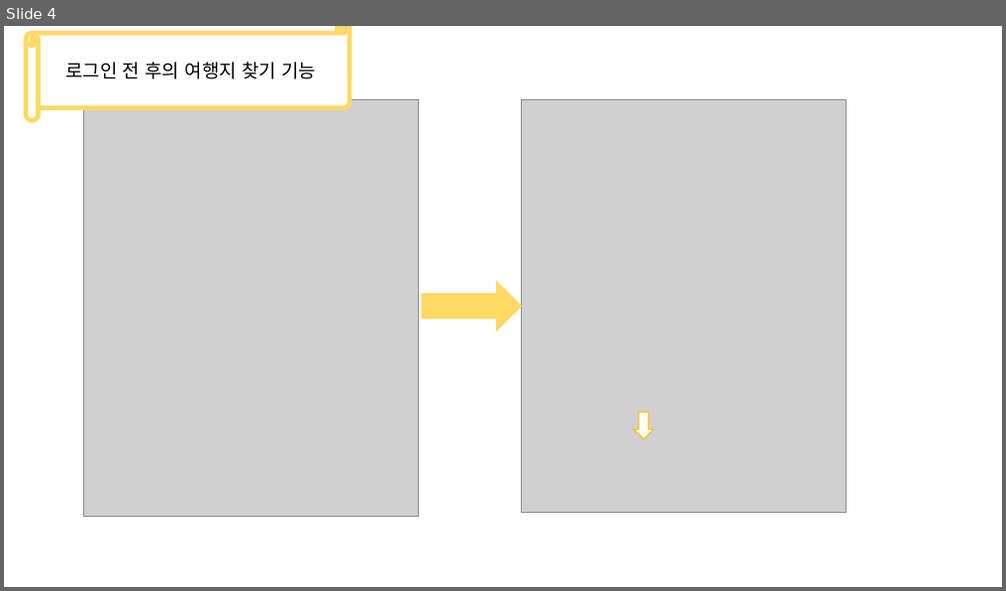
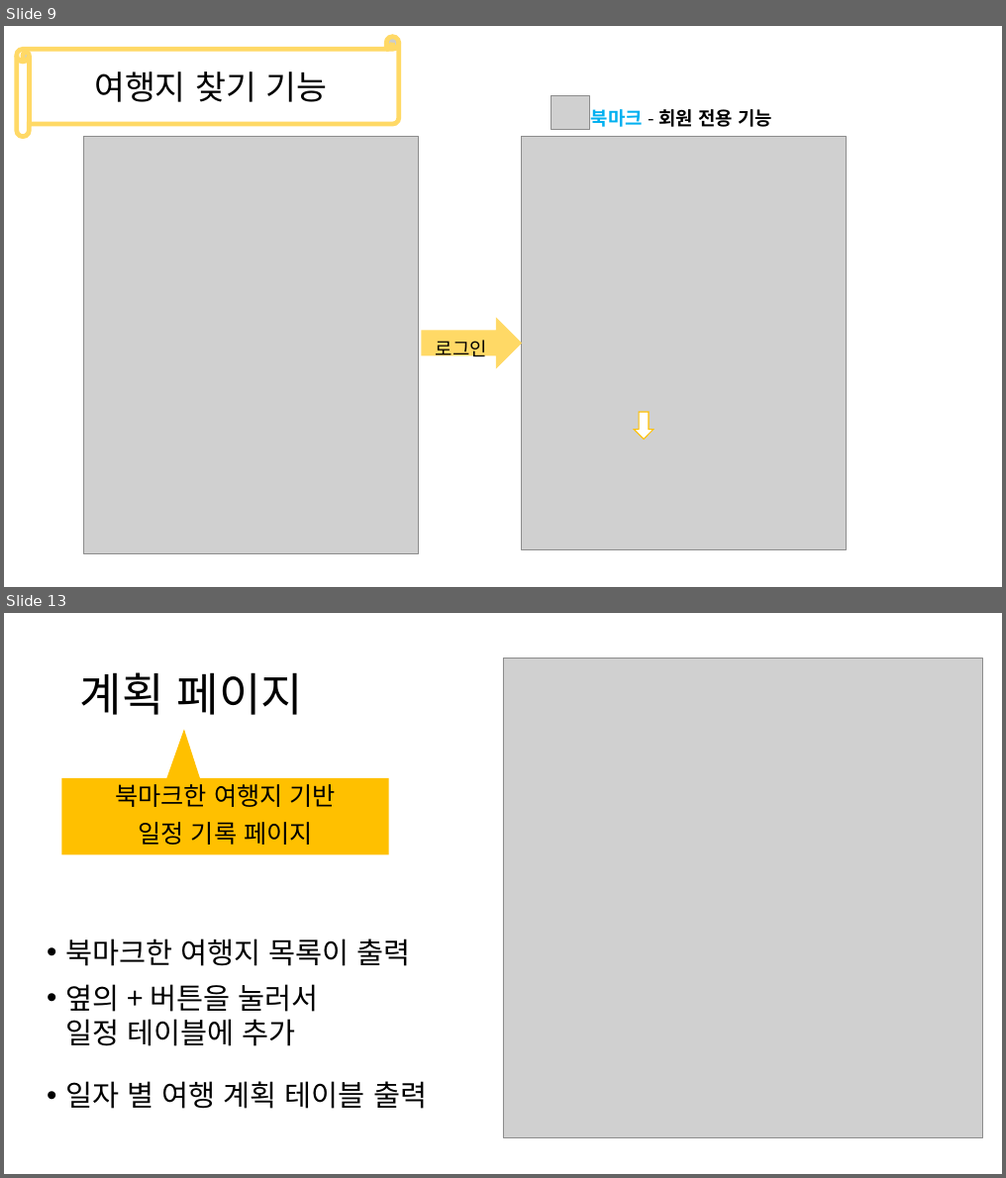
Before and after one commit to Grat3Su/EnjoyTrip, a slide deck: 부울경 3반 1조.pptx. Shown one above the other, each under a label of ours: slide 4 before the commit, slides 9 and 13 after it; the slides between them are not shown. The pictures are 1006x591 and 1006x1178 pixels, drawn with LibreOffice and Linux fonts; fonts in the diff are those of the drawing; grey boxes stand for pictures. Boxes give left, top, right and bottom in pixels: in the first picture for what was removed or moved away, otherwise in the second. Text is boxed around its words. In the diff, an @@ line names an element or a change of style, - is before the commit and + after.

```diff
--- a/부울경 3반 1조.pptx
+++ b/부울경 3반 1조.pptx
@@ slide 13 added at <box>4,613,1002,1174</box>, background #FFFFFF @@
@@ picture added at <box>503,658,983,1138</box> @@
@@ title added at <box>80,672,303,715</box>, 44 pt, text #000000 @@
+계획 페이지
@@ triangle added at <box>167,731,199,777</box>, fill #FFC000, outline #FFC000 1 pt @@
@@ text added at <box>61,778,389,855</box>, fill #FFC000, 24 pt, text #000000 @@
+북마크한 여행지 기반
+일정 기록 페이지
@@ text added at <box>65,939,427,1109</box>, 28 pt, text #000000 @@
+• 북마크한 여행지 목록이 출력
+• 옆의 + 버튼을 눌러서
+  일정 테이블에 추가
+• 일자 별 여행 계획 테이블 출력
@@ what was slide 4 is now slide 9 @@
@@ slide 9 changed as well @@
@@ horizontal scroll "여행지 찾기 기능": place and size @@
-horizontal scroll "여행지 찾기 기능" at <box>26,26,350,121</box>
+horizontal scroll "여행지 찾기 기능" at <box>17,37,399,137</box>
@@ text in horizontal scroll at <box>94,72,328,102</box>: text changed; size 18 to 32 pt @@
-로그인 전 후의 여행지 찾기 기능
+여행지 찾기 기능
@@ picture added at <box>550,96,589,129</box> @@
@@ text added at <box>591,109,772,127</box>, 18 pt, text #000000, bold @@
+북마크 - 회원 전용 기능
@@ 2 pictures, 1 right arrow: place and size @@
-2 pictures, 1 right arrow at <box>83,99,846,516</box>
+2 pictures, 1 right arrow at <box>83,137,846,554</box>
@@ text added at <box>436,340,487,362</box>, 18 pt, text #000000 @@
+로그인
```
Also in this commit, not shown: 5 other slides changed, 8 other slides added, 2 slides removed, 5 other files.
